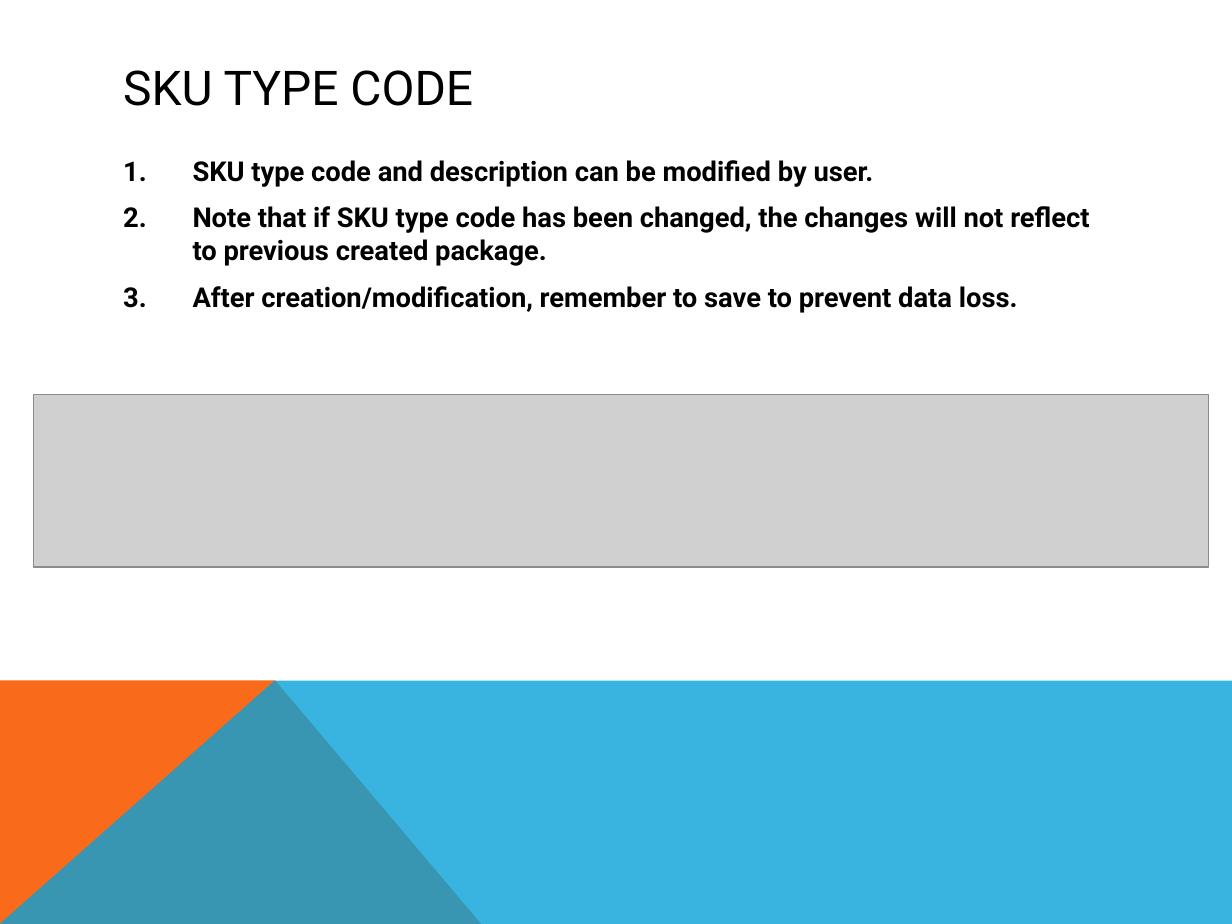
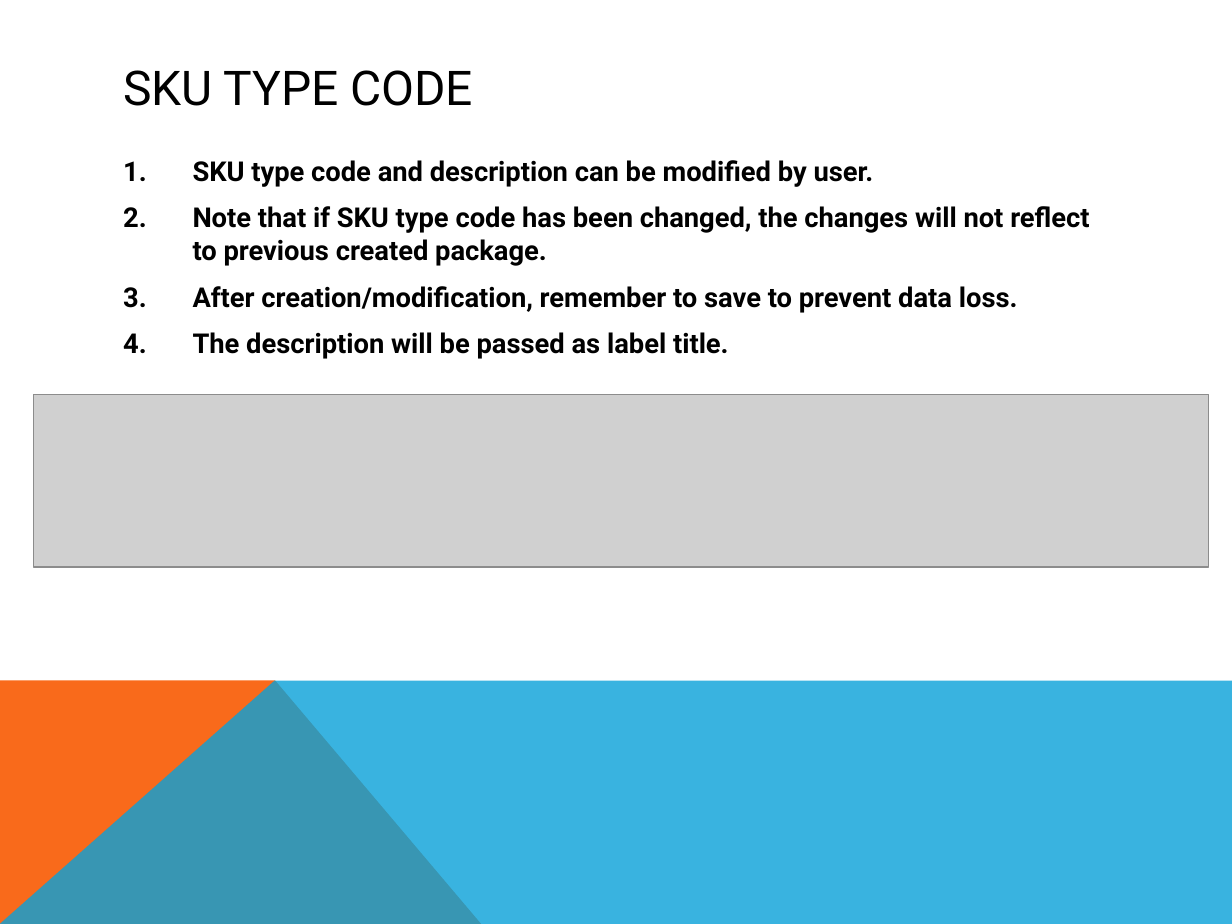
Before and after one commit to chiewx96/PDI_Project, a slide deck: slide 12 of PDI_Feather_Tracking_WPF/PDI_Feather_Tracking_WPF/PDI Feather tracking.pptx. Drawn at 1232x924 pixels with LibreOffice and Linux fonts; fonts in the diff are those of the drawing; grey boxes stand for pictures. Boxes give left, top, right and bottom in pixels: in the first picture for what was removed or moved away, otherwise in the second. Text is boxed around its words. In the diff, an @@ line names an element or a change of style, - is before the commit and + after.

```diff
--- a/PDI_Feather_Tracking_WPF/PDI_Feather_Tracking_WPF/PDI Feather tracking.pptx
+++ b/PDI_Feather_Tracking_WPF/PDI_Feather_Tracking_WPF/PDI Feather tracking.pptx
@@ text at [193,332,729,359]: paragraph added @@
+4. The description will be passed as label title.
```
Also in this commit, not shown: 2 other slides changed.
